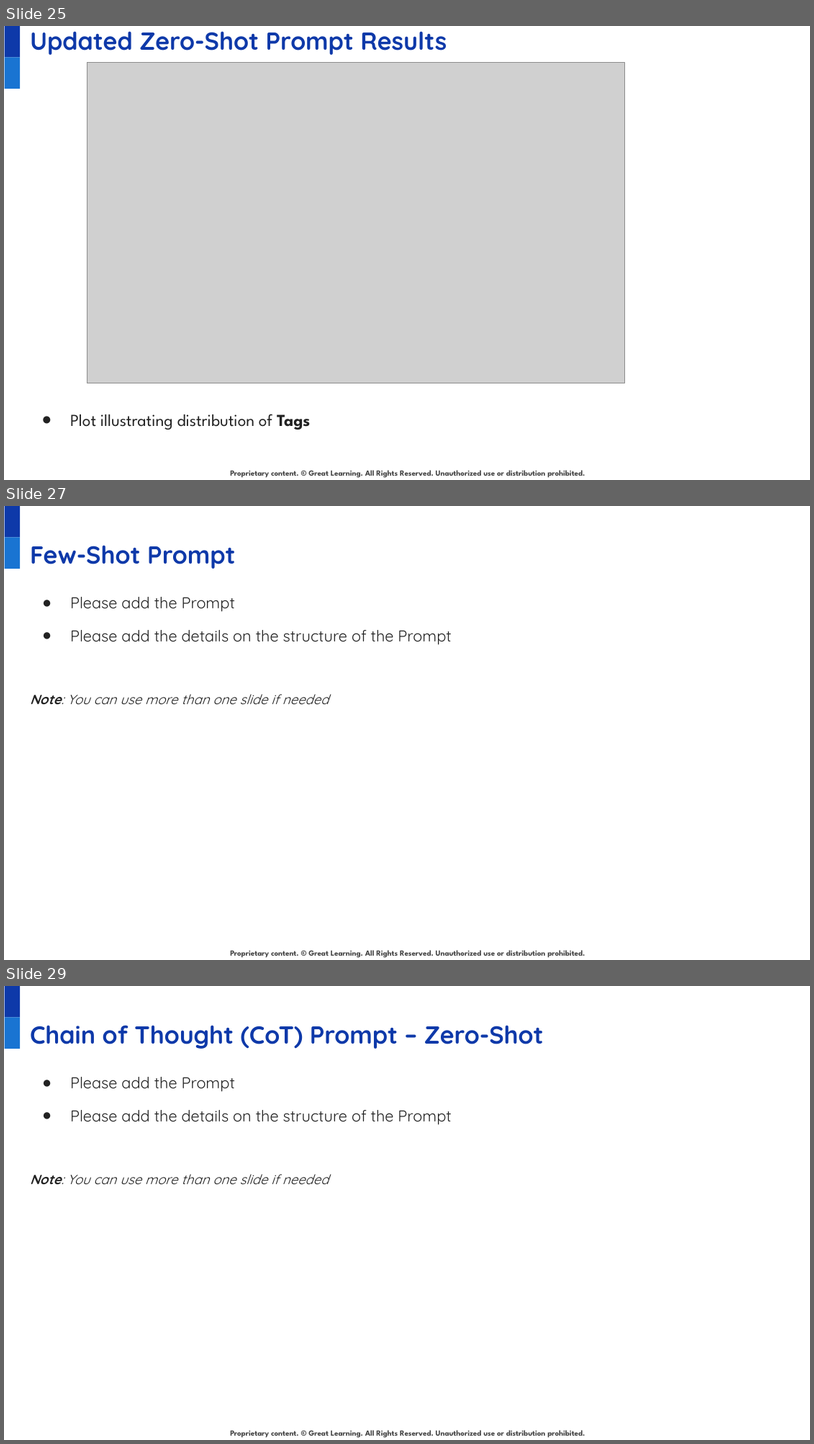
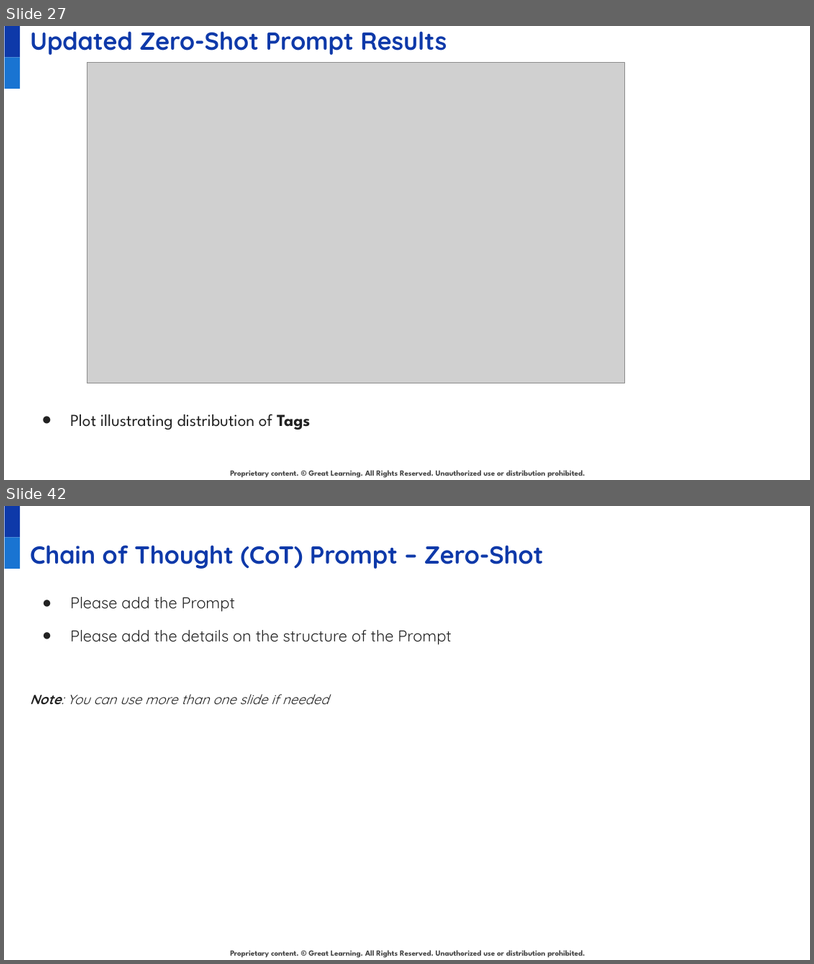
Before and after one commit to juanbucz/GreatLearning-TermProjects, a slide deck: GenAI-Powered Food Delivery Sentiment Analysis/Project Presentation - Business Applications of GenAI - John Buczkowski.pptx. Shown one above the other, each under a label of ours: slides 25, 27 and 29 before the commit, slides 27 and 42 after it; the slides between them are not shown. The pictures are 814x1444 and 814x964 pixels, drawn with LibreOffice and Linux fonts; fonts in the diff are those of the drawing; grey boxes stand for pictures; background and template pictures are left out. Boxes give left, top, right and bottom in pixels: in the first picture for what was removed or moved away, otherwise in the second. Text is boxed around its words. In the diff, an @@ line names an element or a change of style, - is before the commit and + after.

Commit message:
GenAI - Food Delivery Sentiment Analysis - Few-Shot Prompt models and analysis.

```diff
--- a/GenAI-Powered Food Delivery Sentiment Analysis/Project Presentation - Business Applications of GenAI - John Buczkowski.pptx
+++ b/GenAI-Powered Food Delivery Sentiment Analysis/Project Presentation - Business Applications of GenAI - John Buczkowski.pptx
@@ slide 27 removed at [4,506,810,960], background #FFFFFF; not listed: 3 template elements that a slide beside it also shows @@
@@ title removed at [30,545,235,569] @@
-Few-Shot Prompt
@@ text removed at [30,597,451,704] @@
-● Please add the Prompt
-● Please add the details on the structure of the Prompt
-Note: You can use more than one slide if needed
@@ what was slide 25 is now slide 27 @@
@@ what was slide 29 is now slide 42 @@
```
Also in this commit, not shown: 3 slides changed, 18 slides added, 2 other slides removed, 3 other files.
